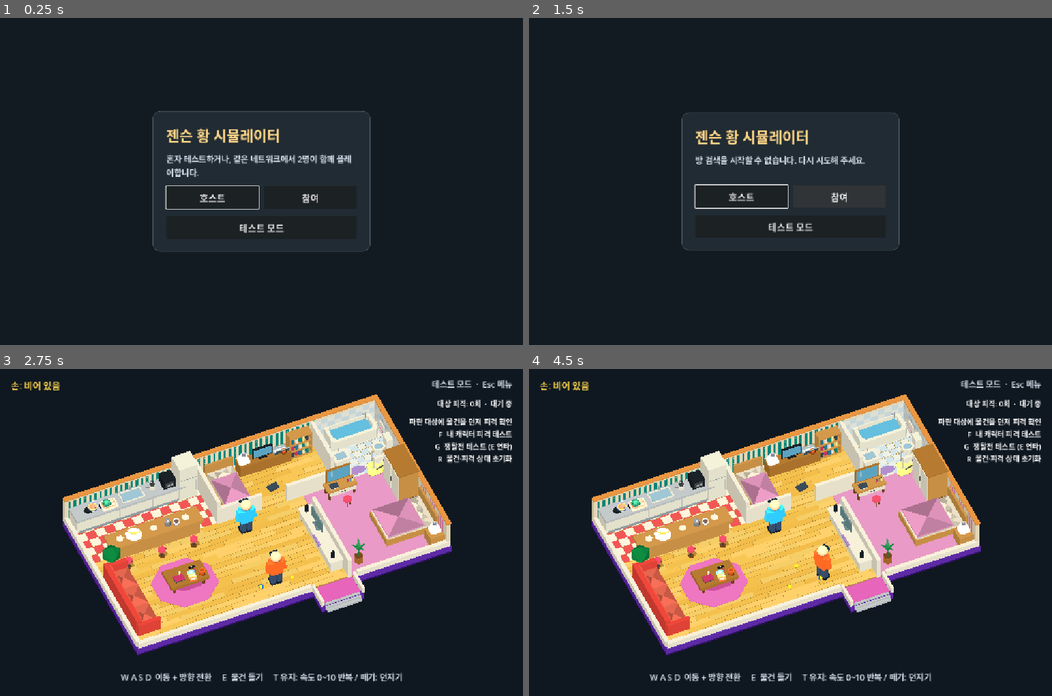
Above: before the commit, frames 1-4 (two rows, left to right).
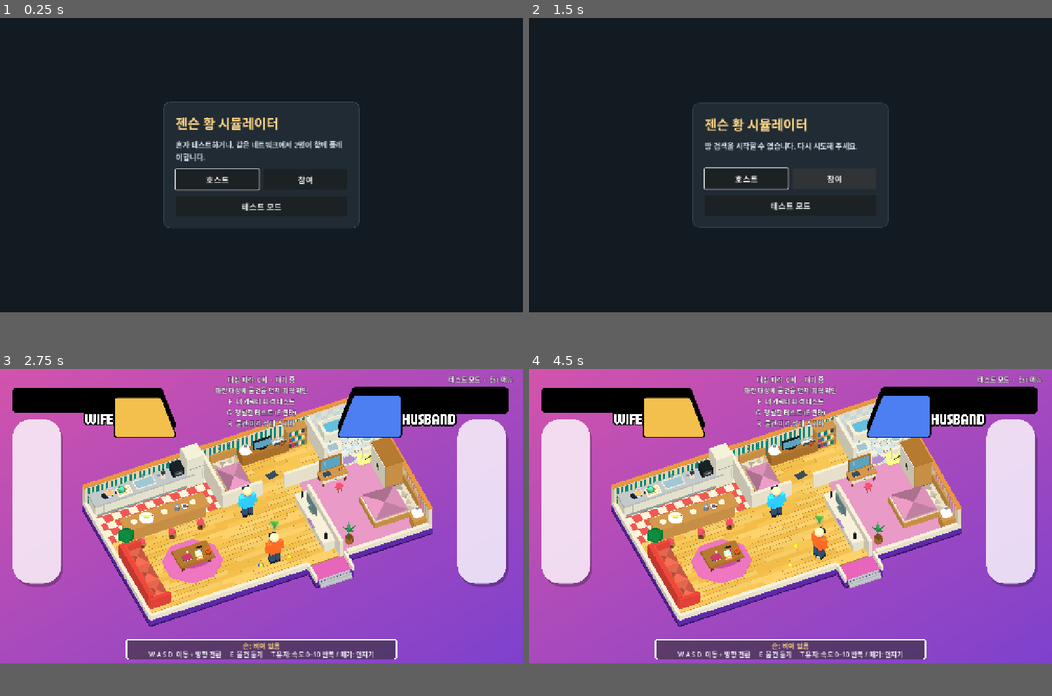
Above: after the commit, the same moments.

Repository: goray123/JensenHuangSimulator
Game: Godot game, scene res://lan_lobby.tscn
Same seed, same stepped clock (60 frames per second), same inputs: the game is played once before the commit and once after it.
Inputs (mouse positions are in pixels of both pictures, inside the frame that each line leads up to):
- Up to frame 1 (0.25 s): no input
- Up to frame 2 (1.5 s): click "호스트" at 0.5 s; click "참여" at 1.25 s
- Up to frame 3 (2.75 s): click "테스트 모드" at 2 s
- Up to frame 4 (4.5 s): tap Enter at 2.75 s; move the mouse to (905, 516) at 2.77 s; hold D (move_right) 2.78-3.5 s; hold E (pickup) 2.78-3.5 s; click (905, 516) at 2.92 s; tap Space at 3.02 s; drag from (685, 548) to (764, 597) at 3.52 s; tap R (test_reset) at 4.25 s; move the mouse to (842, 460) at 4.27 s; hold D (move_right) from 4.28 s (still down); hold T (throw) from 4.28 s (still down); click (842, 460) at 4.42 s
In our replay, the window is 800x500 before the commit and 800x450 after it. These sizes can differ from the game's own. Grey fills any space a smaller window leaves; there, only what the larger window draws over its background counts as a difference.

The runs differ from the first frame. In frame 1, 3.2% of the frame differs, in the area x 29-71%, y 25-72%; in frame 2, 3.3%; in frame 3, 84%, in the area x 0-100%, y 0-96%; in frame 4, 84%.

Commit message:
feat : UI 적용

Diff:
--- a/courtyard.gd
+++ b/courtyard.gd
@@ -59,6 +59,7 @@
 		$HUD/LanRole.text = "내 캐릭터: 주황색   ·   Esc 나가기" if is_host else "내 캐릭터: 파란색   ·   Esc 나가기"
 		$HUD/LanRole.show()
 		$HUD/RoundEnd/Message.text += "\nEsc  로비로 돌아가기"
+	_local_player.get_node("Head/PlayerPosPointer").show()
 	_local_player.held_pickup_changed.connect(_update_pickup_status)
 	_local_player.throw_blocked.connect(_show_throw_blocked)
 	_local_player.aim_changed.connect(_update_aim_status)
--- a/courtyard.tscn
+++ b/courtyard.tscn
@@ -5,10 +5,16 @@
 [ext_resource type="PackedScene" path="res://pickup.tscn" id="2_pickup"]
 [ext_resource type="Script" path="res://courtyard.gd" id="3_courtyard"]
 [ext_resource type="PackedScene" path="res://map_props.tscn" id="4_props"]
+[ext_resource type="Texture2D" path="res://assets/Sprites/WifeProfile.png" id="5_wife"]
+[ext_resource type="Texture2D" path="res://assets/Sprites/HusbandProfile.png" id="6_husband"]
+[ext_resource type="Texture2D" path="res://assets/Sprites/BagBG.png" id="7_bag"]
+[ext_resource type="Texture2D" path="res://assets/Sprites/TimerBG.png" id="8_timer"]
+[ext_resource type="FontFile" path="res://assets/Fonts/IntelOneMono-Bold.otf" id="9_timer_font"]
+[ext_resource type="Texture2D" path="res://assets/Sprites/LogBG.png" id="10_log"]
 
 [sub_resource type="Environment" id="Environment_apartment"]
-background_mode = 1
-background_color = Color(0.075, 0.105, 0.135, 1)
+background_mode = 3
+background_canvas_max_layer = -1
 ambient_light_source = 2
 ambient_light_color = Color(0.83, 0.9, 1, 1)
 ambient_light_energy = 0.49
@@ -22,6 +28,15 @@
 [sub_resource type="BoxShape3D" id="BoxShape3D_boundary_z"]
 size = Vector3(14.4, 5, 0.2)
 
+[sub_resource type="Gradient" id="Gradient_backdrop"]
+colors = PackedColorArray(0.824, 0.325, 0.675, 1, 0.494, 0.255, 0.804, 1)
+
+[sub_resource type="GradientTexture2D" id="GradientTexture2D_backdrop"]
+gradient = SubResource("Gradient_backdrop")
+width = 512
+height = 512
+fill_to = Vector2(1, 1)
+
 [node name="Apartment" type="Node3D" unique_id=698934390]
 script = ExtResource("3_courtyard")
 
@@ -82,53 +97,132 @@
 one_shot = true
 ignore_time_scale = true
 
+[node name="Backdrop" type="CanvasLayer" parent="."]
+layer = -1
+
+[node name="Gradient" type="TextureRect" parent="Backdrop"]
+anchor_right = 1.0
+anchor_bottom = 1.0
+mouse_filter = 2
+texture = SubResource("GradientTexture2D_backdrop")
+expand_mode = 1
+
 [node name="HUD" type="CanvasLayer" parent="." unique_id=1501621115]
 
+[node name="WifeProfile" type="TextureRect" parent="HUD"]
+anchor_left = 0.024
+anchor_right = 0.34
+offset_top = 44.0
+offset_bottom = 170.0
+mouse_filter = 2
+texture = ExtResource("5_wife")
+expand_mode = 1
+stretch_mode = 5
+
+[node name="HusbandProfile" type="TextureRect" parent="HUD"]
+anchor_left = 0.642
+anchor_right = 0.972
+offset_top = 44.0
+offset_bottom = 170.0
+mouse_filter = 2
+texture = ExtResource("6_husband")
+expand_mode = 1
+stretch_mode = 5
+
+[node name="WifeBag" type="TextureRect" parent="HUD"]
+anchor_left = 0.024
+anchor_right = 0.024
+offset_top = 123.0
+offset_right = 124.0
+offset_bottom = 533.0
+mouse_filter = 2
+texture = ExtResource("7_bag")
+expand_mode = 1
+
+[node name="HusbandBag" type="TextureRect" parent="HUD"]
+anchor_left = 0.972
+anchor_right = 0.972
+offset_left = -124.0
+offset_top = 123.0
+offset_bottom = 533.0
+mouse_filter = 2
+texture = ExtResource("7_bag")
+expand_mode = 1
+
 [node name="TimeLeft" type="Label" parent="HUD"]
+anchor_left = 0.402
+anchor_right = 0.598
+offset_top = 47.0
+offset_bottom = 124.0
+mouse_filter = 2
+theme_override_colors/font_color = Color(0.863, 0.2, 0.137, 1)
+theme_override_fonts/font = ExtResource("9_timer_font")
+theme_override_font_sizes/font_size = 50
+text = "01:00"
+horizontal_alignment = 1
+vertical_alignment = 1
+
+[node name="TimerBackground" type="TextureRect" parent="HUD/TimeLeft"]
+show_behind_parent = true
+layout_mode = 1
+anchor_right = 1.0
+anchor_bottom = 1.0
+offset_bottom = 8.0
+mouse_filter = 2
+texture = ExtResource("8_timer")
+expand_mode = 1
+stretch_mode = 5
+
+[node name="LogBackground" type="TextureRect" parent="HUD"]
 anchor_left = 0.5
+anchor_top = 1.0
 anchor_right = 0.5
-offset_left = -66.0
-offset_top = 55.0
-offset_right = 66.0
-offset_bottom = 98.0
-mouse_filter = 2
-theme_override_colors/font_color = Color(1, 0.97, 0.89, 1)
-theme_override_colors/font_outline_color = Color(0.05, 0.07, 0.09, 1)
-theme_override_constants/outline_size = 6
-theme_override_font_sizes/font_size = 32
-text = "01:00"
-horizontal_alignment = 1
-vertical_alignment = 1
+anchor_bottom = 1.0
+offset_left = -332.0
+offset_top = -59.0
+offset_right = 332.0
+offset_bottom = -9.0
+mouse_filter = 2
+texture = ExtResource("10_log")
+expand_mode = 1
 
 [node name="Controls" type="Label" parent="HUD" unique_id=1054411171]
 anchors_preset = 12
 anchor_top = 1.0
 anchor_right = 1.0
 anchor_bottom = 1.0
-offset_top = -60.0
-offset_bottom = -22.0
-theme_override_colors/font_color = Color(0.83, 0.87, 0.92, 1)
-theme_override_font_sizes/font_size = 18
+offset_top = -34.0
+offset_bottom = -13.0
+mouse_filter = 2
+theme_override_colors/font_color = Color(0.94, 0.92, 0.97, 1)
+theme_override_font_sizes/font_size = 16
 text = "W A S D  이동 + 방향 전환     E  물건 들기     T 유지: 속도 0~10 반복 / 떼기: 던지기"
 horizontal_alignment = 1
 vertical_alignment = 1
 
 [node name="PickupStatus" type="Label" parent="HUD"]
-offset_left = 24.0
-offset_top = 20.0
-offset_right = 700.0
-offset_bottom = 52.0
-mouse_filter = 2
-theme_override_colors/font_color = Color(1, 0.84, 0.3, 1)
-theme_override_font_sizes/font_size = 20
+anchor_top = 1.0
+anchor_right = 1.0
+anchor_bottom = 1.0
+offset_top = -56.0
+offset_bottom = -34.0
+mouse_filter = 2
+theme_override_colors/font_color = Color(1, 0.87, 0.51, 1)
+theme_override_font_sizes/font_size = 17
 text = "손: 비어 있음"
+horizontal_alignment = 1
+vertical_alignment = 1
 
 [node name="ThrowPower" type="ProgressBar" parent="HUD"]
 visible = false
-offset_left = 24.0
-offset_top = 60.0
-offset_right = 264.0
-offset_bottom = 76.0
+anchor_left = 0.5
+anchor_top = 1.0
+anchor_right = 0.5
+anchor_bottom = 1.0
+offset_left = -120.0
+offset_top = -81.0
+offset_right = 120.0
+offset_bottom = -65.0
 mouse_filter = 2
 max_value = 10.0
 step = 0.001
@@ -139,13 +233,15 @@
 anchor_left = 1.0
 anchor_right = 1.0
 offset_left = -350.0
-offset_top = 20.0
+offset_top = 13.0
 offset_right = -24.0
-offset_bottom = 52.0
+offset_bottom = 36.0
 grow_horizontal = 0
 mouse_filter = 2
-theme_override_colors/font_color = Color(0.83, 0.87, 0.92, 1)
-theme_override_font_sizes/font_size = 18
+theme_override_colors/font_color = Color(1, 0.97, 1, 1)
+theme_override_colors/font_outline_color = Color(0.16, 0.052, 0.19, 0.9)
+theme_override_constants/outline_size = 4
+theme_override_font_sizes/font_size = 16
 horizontal_alignment = 2
 
 [node name="RoundEnd" type="ColorRect" parent="HUD"]
--- a/player.tscn
+++ b/player.tscn
@@ -2,6 +2,7 @@
 
 [ext_resource type="Script" path="res://player.gd" id="1_player"]
 [ext_resource type="Script" path="res://throw_trajectory.gd" id="2_trajectory"]
+[ext_resource type="Texture2D" path="res://assets/Sprites/PlayerPosPointer.png" id="3_pointer"]
 
 [sub_resource type="CapsuleShape3D" id="CapsuleShape3D_player"]
 radius = 0.32
@@ -68,6 +69,15 @@
 position = Vector3(0, 1.62, 0)
 mesh = SubResource("SphereMesh_head")
 
+[node name="PlayerPosPointer" type="Sprite3D" parent="Head"]
+visible = false
+position = Vector3(0, 0.86, 0)
+cast_shadow = 0
+pixel_size = 0.0026
+billboard = 1
+no_depth_test = true
+texture = ExtResource("3_pointer")
+
 [node name="Visor" type="MeshInstance3D" parent="."]
 position = Vector3(0, 1.65, -0.223)
 mesh = SubResource("BoxMesh_visor")
--- a/project.godot
+++ b/project.godot
@@ -17,6 +17,7 @@
 
 [display]
 
+window/size/viewport_width=1280
 window/size/viewport_height=720
 window/stretch/mode="canvas_items"
 
@@ -52,7 +53,6 @@
 "events": [Object(InputEventKey,"resource_local_to_scene":false,"resource_name":"","device":16,"window_id":0,"alt_press …(190 unchanged characters)…
 ]
 }
-
 test_hit={
 "deadzone": 0.5,
 "events": [Object(InputEventKey,"resource_local_to_scene":false,"resource_name":"","device":16,"window_id":0,"alt_press …(190 unchanged characters)…
--- a/test_mode.gd
+++ b/test_mode.gd
@@ -38,22 +38,24 @@
 	role.text = "테스트 모드  ·  Esc 메뉴"
 	role.show()
 	_status.name = "TestStatus"
-	_add_label(_status, 64.0)
+	_add_label(_status, 14.0)
 	var help := Label.new()
 	help.text = "파란 대상에 물건을 던져 피격 확인\nF  내 캐릭터 피격 테스트\nG  쟁탈전 테스트 (E 연타)\nR  물건·피격 상태 초기화"
-	_add_label(help, 104.0)
+	_add_label(help, 40.0)
 	_update_status()
 
 
 func _add_label(label: Label, top: float) -> void:
-	label.anchor_left = 1.0
-	label.anchor_right = 1.0
-	label.offset_left = -440.0
-	label.offset_right = -24.0
+	label.anchor_left = 0.5
+	label.anchor_right = 0.5
+	label.offset_left = -160.0
+	label.offset_right = 160.0
 	label.offset_top = top
-	label.horizontal_alignment = HORIZONTAL_ALIGNMENT_RIGHT
+	label.horizontal_alignment = HORIZONTAL_ALIGNMENT_CENTER
 	label.mouse_filter = Control.MOUSE_FILTER_IGNORE
 	label.add_theme_font_size_override(&"font_size", 16)
+	label.add_theme_color_override(&"font_outline_color", Color(0.16, 0.052, 0.19, 0.9))
+	label.add_theme_constant_override(&"outline_size", 4)
 	_apartment.get_node("HUD").add_child(label)
 
 
--- a/tests/lan_smoke.gd
+++ b/tests/lan_smoke.gd
@@ -72,6 +72,9 @@
 	_check(_guest.position.distance_to(GUEST_SPAWN) < 0.08, "Guest uses the second map spawn")
 	_check(_host.is_on_floor() and _guest.is_on_floor() if is_host else _guest.reads_local_input,
 		"Both players stand on the floor and the guest can control their character")
+	_check(_host.get_node("Head/PlayerPosPointer").visible == is_host
+		and _guest.get_node("Head/PlayerPosPointer").visible == not is_host,
+		"Each peer sees the pointer above their own player")
 	var timer := apartment.get_node("RoundTimer") as Timer
 	var clock := apartment.get_node("HUD/TimeLeft") as Label
 	var finish := apartment.get_node("HUD/RoundEnd") as ColorRect
--- a/tests/test_mode_smoke.gd
+++ b/tests/test_mode_smoke.gd
@@ -26,10 +26,15 @@
 	_check(get_nodes_in_group(&"pickups").size() == 21, "All spheres and apartment props remain available")
 	var start := player.global_position
 	var target_start := target.global_position
+	var pointer := player.get_node("Head/PlayerPosPointer") as Sprite3D
+	var pointer_start := pointer.global_position
 	_set_key(KEY_W, true)
 	await _wait_for_physics(18)
 	_set_key(KEY_W, false)
 	_check(player.global_position.z < start.z - 1.0 and target.global_position.distance_to(target_start) < 0.02, "WASD moves only the controllable player")
+	_check(pointer.visible and not target.get_node("Head/PlayerPosPointer").visible and pointer_start.y > start.y + 1.85
+		and (pointer.global_position - pointer_start).is_equal_approx(player.global_position - start),
+		"Only the controllable player has a pointer, and it follows their movement above their head")
 	await _tap(KEY_E)
 	_check(player.held_pickup != null, "Nearby test spheres can be picked up with E")
 	_set_key(KEY_T, true)
Binary file added: assets/Fonts/IntelOneMono-Bold.otf
Not shown, added: assets/Fonts/IntelOneMono-Bold.otf.import
Binary file added: assets/Sprites/BagBG.png
Not shown, added: assets/Sprites/BagBG.png.import
Binary file added: assets/Sprites/HusbandProfile.png
Not shown, added: assets/Sprites/HusbandProfile.png.import
Binary file added: assets/Sprites/LogBG.png
Not shown, added: assets/Sprites/LogBG.png.import
Binary file added: assets/Sprites/PlayerPosPointer.png
Not shown, added: assets/Sprites/PlayerPosPointer.png.import
Binary file added: assets/Sprites/TimerBG.png
Not shown, added: assets/Sprites/TimerBG.png.import
(and 2 more such lines)
